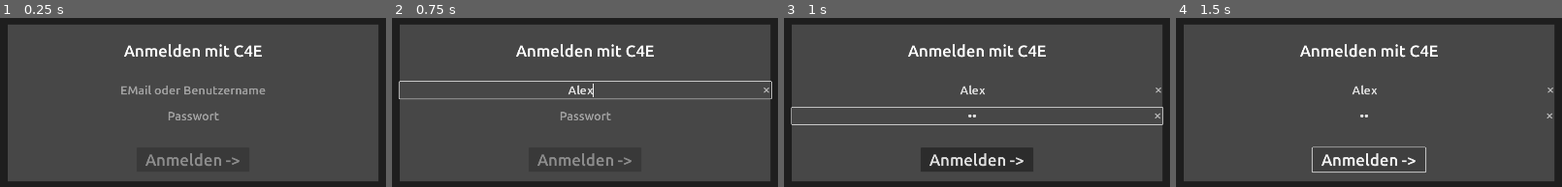
Above: before the commit, frames 1-4 (left to right).
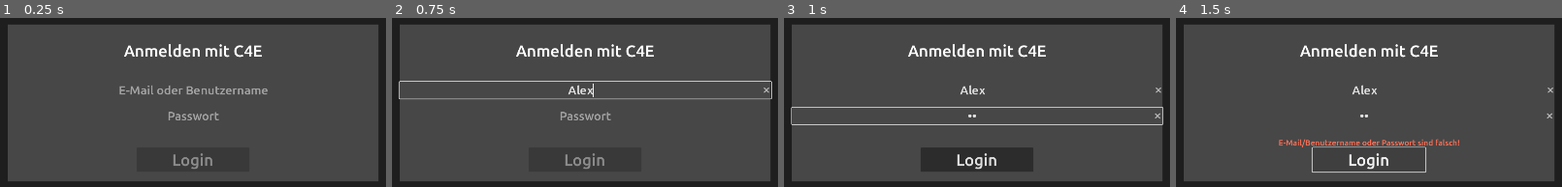
Above: after the commit, the same moments.

Repository: cake4everyone/Quiz4Everyone
Game: Godot game, scene res://scenes/login.tscn
Two runs of this game, one before a commit and one after it. Both use one fixed random seed, a clock stepped at 60 frames per second and the inputs below.
Inputs (mouse positions are in pixels of both pictures, inside the frame that each line leads up to):
- Up to frame 1 (0.25 s): no input
- Up to frame 2 (0.75 s): click (585, 90) at 0.52 s; type "Alex" at 0.6 s
- Up to frame 3 (1 s): click (977, 116) at 0.75 s; type "12" at 0.83 s
- Up to frame 4 (1.5 s): click "Anmelden ->" (after the commit: "Login") at 1.25 s

The runs differ from the first frame. In frame 1, 1.6% of the frame differs, in the area x 30-70%, y 39-90%; in frame 2, 0.7%; in frame 3, 0.8%; in frame 4, 1.6%.

Commit message:
game creation & login polish

Diff:
--- a/scenes/Objects/copy_category.tscn
+++ /dev/null
@@ -1,24 +0,0 @@
-[gd_scene format=3 uid="uid://cchd6j6lk7w13"]
-
-[node name="CopyCategory" type="HBoxContainer"]
-layout_direction = 3
-anchors_preset = 6
-anchor_left = 1.0
-anchor_top = 0.5
-anchor_right = 1.0
-anchor_bottom = 0.5
-offset_left = -160.0
-offset_top = -33.0
-offset_bottom = 34.0
-grow_horizontal = 0
-grow_vertical = 2
-
-[node name="Amount" type="SpinBox" parent="."]
-layout_mode = 2
-
-[node name="Name" type="Label" parent="."]
-layout_direction = 2
-layout_mode = 2
-theme_override_font_sizes/font_size = 30
-text = "Test"
-max_lines_visible = 1
--- /dev/null
+++ b/scenes/components/copy_category.tscn
@@ -0,0 +1,21 @@
+[gd_scene format=3 uid="uid://cxdrsvvm35br2"]
+
+[node name="CopyCategory" type="HBoxContainer"]
+layout_direction = 3
+offset_left = 20.0
+offset_right = 197.0
+offset_bottom = 49.0
+theme_override_constants/separation = 5
+
+[node name="MarginContainer" type="MarginContainer" parent="."]
+custom_minimum_size = Vector2(10, 0)
+layout_mode = 2
+
+[node name="Amount" type="SpinBox" parent="."]
+layout_mode = 2
+
+[node name="Name" type="Label" parent="."]
+layout_direction = 2
+layout_mode = 2
+text = "adwawdawd"
+max_lines_visible = 1
--- a/scenes/login.tscn
+++ b/scenes/login.tscn
@@ -1,7 +1,11 @@
-[gd_scene load_steps=3 format=3 uid="uid://2ysj36v7ruon"]
+[gd_scene load_steps=4 format=3 uid="uid://2ysj36v7ruon"]
 
 [ext_resource type="Script" path="res://scripts/login.gd" id="1_4rhoe"]
 [ext_resource type="LabelSettings" uid="uid://jfhijl2ucmeq" path="res://assets/label_settings.tres" id="2_hmd01"]
+
+[sub_resource type="LabelSettings" id="LabelSettings_cvayw"]
+font_size = 20
+font_color = Color(0.984314, 0.443137, 0.345098, 1)
 
 [node name="Login" type="CanvasLayer"]
 script = ExtResource("1_4rhoe")
@@ -47,7 +51,7 @@
 grow_vertical = 2
 focus_next = NodePath("../Password")
 theme_override_font_sizes/font_size = 30
-placeholder_text = "EMail oder Benutzername"
+placeholder_text = "E-Mail oder Benutzername"
 alignment = 1
 expand_to_text_length = true
 context_menu_enabled = false
@@ -93,7 +97,25 @@
 focus_previous = NodePath("../Password")
 theme_override_font_sizes/font_size = 40
 disabled = true
-text = "Anmelden ->"
+text = "Login"
+
+[node name="Error" type="Label" parent="LoginBox"]
+visible = false
+layout_mode = 1
+anchors_preset = 7
+anchor_left = 0.5
+anchor_top = 1.0
+anchor_right = 0.5
+anchor_bottom = 1.0
+offset_left = -170.0
+offset_top = -108.0
+offset_right = 170.0
+offset_bottom = -85.0
+grow_horizontal = 2
+grow_vertical = 0
+text = "E-Mail/Benutzername oder Passwort sind falsch!"
+label_settings = SubResource("LabelSettings_cvayw")
+horizontal_alignment = 1
 
 [connection signal="text_changed" from="LoginBox/EMail" to="." method="on_email_text_changed"]
 [connection signal="text_changed" from="LoginBox/Password" to="." method="on_password_text_changed"]
--- a/scenes/menu.tscn
+++ b/scenes/menu.tscn
@@ -30,6 +30,25 @@
 border_width_bottom = 8
 border_color = Color(0, 0, 0, 1)
 
+[sub_resource type="StyleBoxFlat" id="StyleBoxFlat_r78im"]
+bg_color = Color(0.0980392, 0.0980392, 0.0980392, 1)
+border_width_left = 4
+border_width_top = 4
+border_width_right = 4
+border_width_bottom = 4
+border_color = Color(0, 0, 0, 1)
+
+[sub_resource type="StyleBoxFlat" id="StyleBoxFlat_v1l70"]
+bg_color = Color(0.137255, 0.137255, 0.137255, 1)
+border_width_left = 4
+border_width_top = 4
+border_width_right = 4
+border_width_bottom = 4
+border_color = Color(0, 0, 0, 1)
+
+[sub_resource type="StyleBoxFlat" id="StyleBoxFlat_eb82c"]
+bg_color = Color(0.137255, 0.137255, 0.137255, 1)
+
 [sub_resource type="Theme" id="Theme_31w7n"]
 default_font_size = 70
 
@@ -38,15 +57,26 @@
 
 [node name="BG" type="Sprite2D" parent="."]
 
-[node name="Play" type="Button" parent="."]
-anchors_preset = 8
-anchor_left = 0.5
-anchor_top = 0.5
-anchor_right = 0.5
-anchor_bottom = 0.5
-offset_left = -228.0
+[node name="Buttons" type="Control" parent="."]
+layout_mode = 3
+anchors_preset = 8
+anchor_left = 0.5
+anchor_top = 0.5
+anchor_right = 0.5
+anchor_bottom = 0.5
+grow_horizontal = 2
+grow_vertical = 2
+
+[node name="Play" type="Button" parent="Buttons"]
+layout_mode = 1
+anchors_preset = 8
+anchor_left = 0.5
+anchor_top = 0.5
+anchor_right = 0.5
+anchor_bottom = 0.5
+offset_left = -229.5
 offset_top = -214.0
-offset_right = 231.0
+offset_right = 229.5
 offset_bottom = -86.0
 grow_horizontal = 2
 grow_vertical = 2
@@ -56,15 +86,16 @@
 theme_override_styles/pressed = SubResource("StyleBoxFlat_e6ve8")
 text = "Play"
 
-[node name="Options" type="Button" parent="."]
-anchors_preset = 8
-anchor_left = 0.5
-anchor_top = 0.5
-anchor_right = 0.5
-anchor_bottom = 0.5
-offset_left = -229.0
+[node name="Options" type="Button" parent="Buttons"]
+layout_mode = 1
+anchors_preset = 8
+anchor_left = 0.5
+anchor_top = 0.5
+anchor_right = 0.5
+anchor_bottom = 0.5
+offset_left = -229.5
 offset_top = -64.0
-offset_right = 230.0
+offset_right = 229.5
 offset_bottom = 64.0
 grow_horizontal = 2
 grow_vertical = 2
@@ -74,16 +105,17 @@
 theme_override_styles/pressed = SubResource("StyleBoxFlat_e6ve8")
 text = "Options"
 
-[node name="Quit" type="Button" parent="."]
-anchors_preset = 8
-anchor_left = 0.5
-anchor_top = 0.5
-anchor_right = 0.5
-anchor_bottom = 0.5
-offset_left = -227.0
-offset_top = 82.0
-offset_right = 232.0
-offset_bottom = 210.0
+[node name="Quit" type="Button" parent="Buttons"]
+layout_mode = 1
+anchors_preset = 8
+anchor_left = 0.5
+anchor_top = 0.5
+anchor_right = 0.5
+anchor_bottom = 0.5
+offset_left = -229.5
+offset_top = 86.0
+offset_right = 229.5
+offset_bottom = 214.0
 grow_horizontal = 2
 grow_vertical = 2
 theme_override_font_sizes/font_size = 60
@@ -94,52 +126,53 @@
 text = "Quit Game"
 
 [node name="RoundCreation" type="CanvasLayer" parent="."]
+visible = false
 
 [node name="ColorRect" type="ColorRect" parent="RoundCreation"]
-offset_left = -360.0
-offset_top = -210.0
-offset_right = 2263.0
-offset_bottom = 1201.0
+anchors_preset = 15
+anchor_right = 1.0
+anchor_bottom = 1.0
+grow_horizontal = 2
+grow_vertical = 2
 color = Color(0.137255, 0.137255, 0.137255, 0.431373)
 
 [node name="CreationMenu" type="Panel" parent="RoundCreation"]
-anchors_preset = 6
-anchor_left = 1.0
-anchor_top = 0.5
-anchor_right = 1.0
-anchor_bottom = 0.5
-offset_left = -602.0
-offset_top = -436.0
-offset_right = -86.0
-offset_bottom = 473.0
-grow_horizontal = 0
+anchors_preset = 8
+anchor_left = 0.5
+anchor_top = 0.5
+anchor_right = 0.5
+anchor_bottom = 0.5
+offset_left = -258.0
+offset_top = -454.5
+offset_right = 258.0
+offset_bottom = 454.5
+grow_horizontal = 2
 grow_vertical = 2
 theme_override_styles/panel = SubResource("StyleBoxFlat_yhbp7")
-
-[node name="Start" type="Button" parent="RoundCreation/CreationMenu"]
-layout_mode = 1
-anchors_preset = 7
-anchor_left = 0.5
-anchor_top = 1.0
-anchor_right = 0.5
-anchor_bottom = 1.0
-offset_left = 1.0
-offset_top = -85.0
-offset_right = 217.0
-offset_bottom = -10.0
-grow_horizontal = 2
-grow_vertical = 0
-theme_override_font_sizes/font_size = 30
-text = "Start Game"
 
 [node name="Cancel" type="Button" parent="RoundCreation/CreationMenu"]
 layout_mode = 0
 offset_left = 45.0
-offset_top = 825.0
+offset_top = 821.0
 offset_right = 233.0
-offset_bottom = 900.0
+offset_bottom = 896.0
 theme_override_font_sizes/font_size = 30
+theme_override_styles/normal = SubResource("StyleBoxFlat_r78im")
+theme_override_styles/hover = SubResource("StyleBoxFlat_v1l70")
+theme_override_styles/pressed = SubResource("StyleBoxFlat_eb82c")
 text = "Cancel"
+
+[node name="Start" type="Button" parent="RoundCreation/CreationMenu"]
+layout_mode = 0
+offset_left = 286.0
+offset_top = 821.0
+offset_right = 474.0
+offset_bottom = 896.0
+theme_override_font_sizes/font_size = 30
+theme_override_styles/normal = SubResource("StyleBoxFlat_r78im")
+theme_override_styles/hover = SubResource("StyleBoxFlat_v1l70")
+theme_override_styles/pressed = SubResource("StyleBoxFlat_eb82c")
+text = "Start Game"
 
 [node name="ModeSelect" type="OptionButton" parent="RoundCreation/CreationMenu"]
 layout_mode = 1
@@ -155,17 +188,18 @@
 anchors_preset = 4
 anchor_top = 0.5
 anchor_bottom = 0.5
-offset_left = 47.0
-offset_top = -186.5
-offset_right = 331.0
-offset_bottom = 306.499
-grow_vertical = 2
+offset_left = 126.0
+offset_top = -182.5
+offset_right = 269.0
+offset_bottom = 310.5
+grow_vertical = 2
+follow_focus = true
 horizontal_scroll_mode = 0
 
 [node name="Categories" type="VBoxContainer" parent="RoundCreation/CreationMenu/CategoryBox"]
 layout_direction = 3
 layout_mode = 2
-alignment = 2
+theme_override_constants/separation = 3
 
 [node name="RoundDuration" type="SpinBox" parent="RoundCreation/CreationMenu"]
 layout_mode = 1
@@ -186,7 +220,7 @@
 value = 30.0
 suffix = "s"
 
-[connection signal="pressed" from="Play" to="." method="on_play_pressed"]
-[connection signal="pressed" from="Quit" to="." method="on_quit_pressed"]
+[connection signal="pressed" from="Buttons/Play" to="." method="on_play_pressed"]
+[connection signal="pressed" from="Buttons/Quit" to="." method="on_quit_pressed"]
+[connection signal="pressed" from="RoundCreation/CreationMenu/Cancel" to="." method="on_cancel_pressed"]
 [connection signal="pressed" from="RoundCreation/CreationMenu/Start" to="." method="on_btn_start_pressed"]
-[connection signal="pressed" from="RoundCreation/CreationMenu/Cancel" to="." method="on_cancel_pressed"]
--- a/scripts/login.gd
+++ b/scripts/login.gd
@@ -4,6 +4,10 @@
 
 ## on_email_text_changed is called when the user changed the text in the email input field. It is
 ## used to toggle the 'disabled' property of the Login button.
+func _process(delta):
+	if Input.is_action_just_pressed("ui_accept") && !$LoginBox/Login.disabled:
+		on_login_button_pressed()
+
 func on_email_text_changed(email_text: String):
 	if email_text == ""||$LoginBox/Password.text == "":
 		$LoginBox/Login.disabled = true
@@ -23,11 +27,14 @@
 	$LoginBox/Login.disabled = true
 	var auth: String = Marshalls.utf8_to_base64("%s:%s" % [$LoginBox/EMail.text, $LoginBox/Password.text])
 	api.login(auth, on_login_reponse)
+	DisplayServer.cursor_set_shape(DisplayServer.CURSOR_BUSY)
 
 ## on_login_reponse is called as when the login api call completed.
 func on_login_reponse(success: bool, _username: String=""):
+	DisplayServer.cursor_set_shape(DisplayServer.CURSOR_ARROW)
 	if !success:
 		print("login failed!")
+		$LoginBox/Error.show()
 		$LoginBox/Login.disabled = false
 		return
 
--- a/scripts/menu.gd
+++ b/scripts/menu.gd
@@ -2,6 +2,7 @@
 
 ## Time for each round in seconds
 var round_duration: int
+const CATEGORY = preload("res://scenes/components/copy_category.tscn")
 
 ## ready is called when the node enters the scene tree for the first time.
 func _ready():
@@ -20,11 +21,10 @@
 
 ## update_category_list updates the category selection list with the given dictionary (mapping String to int).
 func update_category_list(categories: Dictionary):
-	const copy_category = preload("res://scenes/Objects/copy_category.tscn")
 	for category in categories:
-		var c = copy_category.instantiate()
-		c.get_child(0).max_value = categories[category]
-		c.get_child(1).text = category
+		var c = CATEGORY.instantiate()
+		c.get_child(1).max_value = categories[category]
+		c.get_child(2).text = category
 		c.show()
 		$RoundCreation/CreationMenu/CategoryBox/Categories.add_child(c)
 
@@ -35,10 +35,10 @@
 	round_duration = $RoundCreation/CreationMenu/RoundDuration.value
 	var categories: Dictionary = {}
 	for category: HBoxContainer in $RoundCreation/CreationMenu/CategoryBox/Categories.get_children():
-		var amount: int = category.get_child(0).value
+		var amount: int = category.get_child(1).value
 		if amount == 0:
 			continue
-		categories[category.get_child(1).text] = amount
+		categories[category.get_child(2).text] = amount
 
 	var game_data: Dictionary = {}
 	game_data["categories"] = categories
Not shown: 1 places in scenes/menu.tscn that only renumber resources
